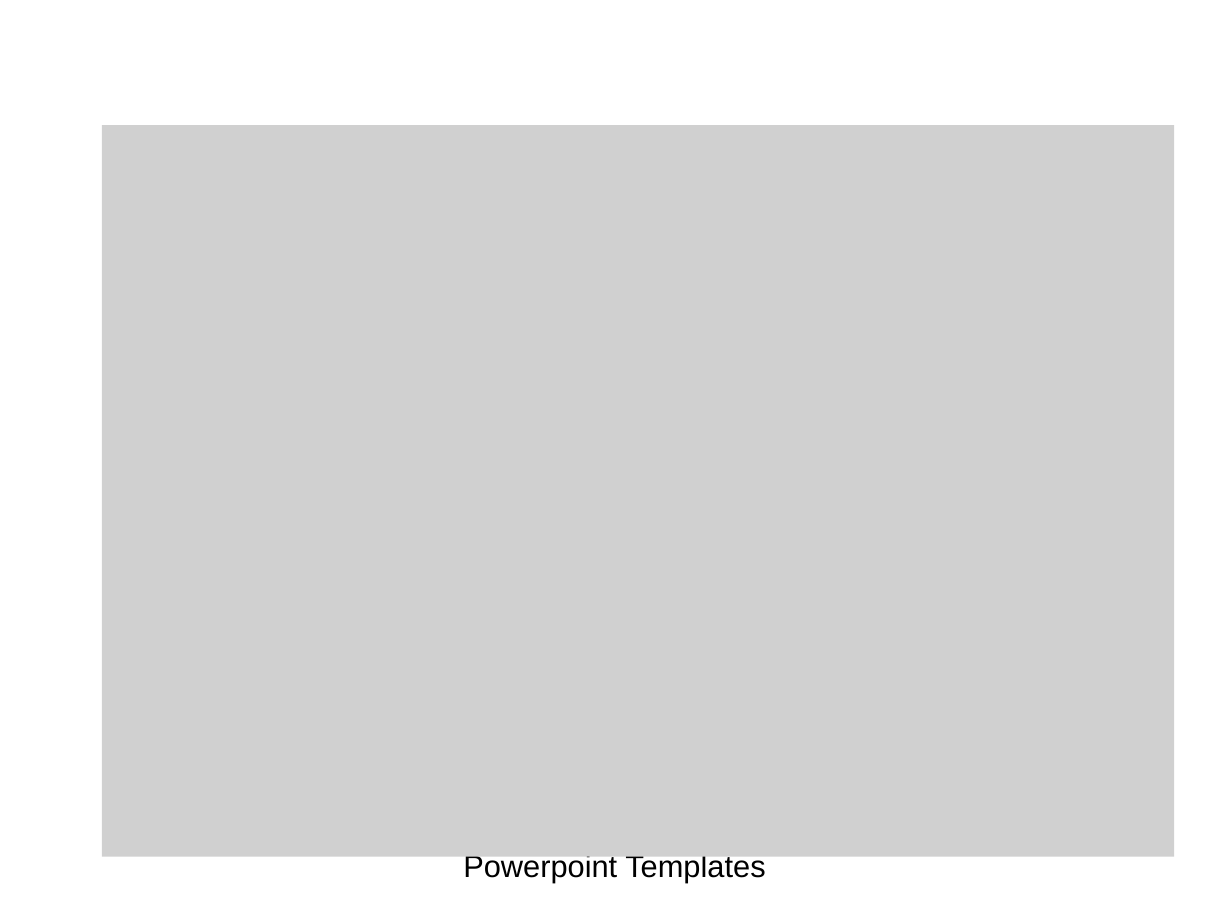
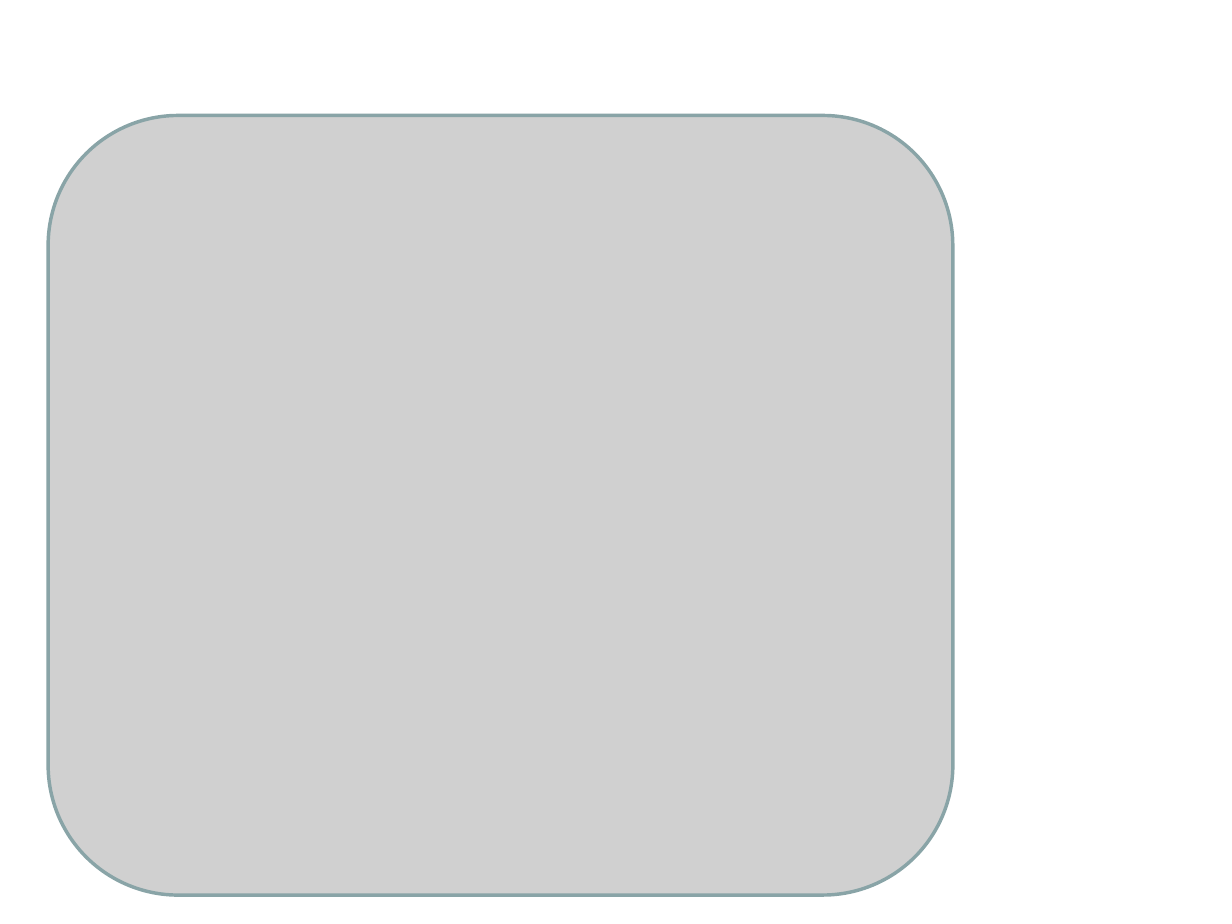
Before and after one commit to vrsz/Dispozitiv-de-pictat-Ou-, a slide deck: slide 3 of Prezentare.ppt. Drawn at 1232x924 pixels with LibreOffice and Linux fonts; fonts in the diff are those of the drawing; grey boxes stand for pictures; background and template pictures are left out. Boxes give left, top, right and bottom in pixels: in the first picture for what was removed or moved away, otherwise in the second. Text is boxed around its words. In the diff, an @@ line names an element or a change of style, - is before the commit and + after.

```diff
--- a/Prezentare.ppt
+++ b/Prezentare.ppt
@@ picture: place and size @@
-picture at [102, 126, 1174, 857]
+picture at [48, 116, 952, 896]
@@ text removed at [463, 853, 765, 883] @@
-Powerpoint Templates
```
Also in this commit, not shown: 1 other slide changed, 4 slides added, 2 slides removed, 18 other files.
